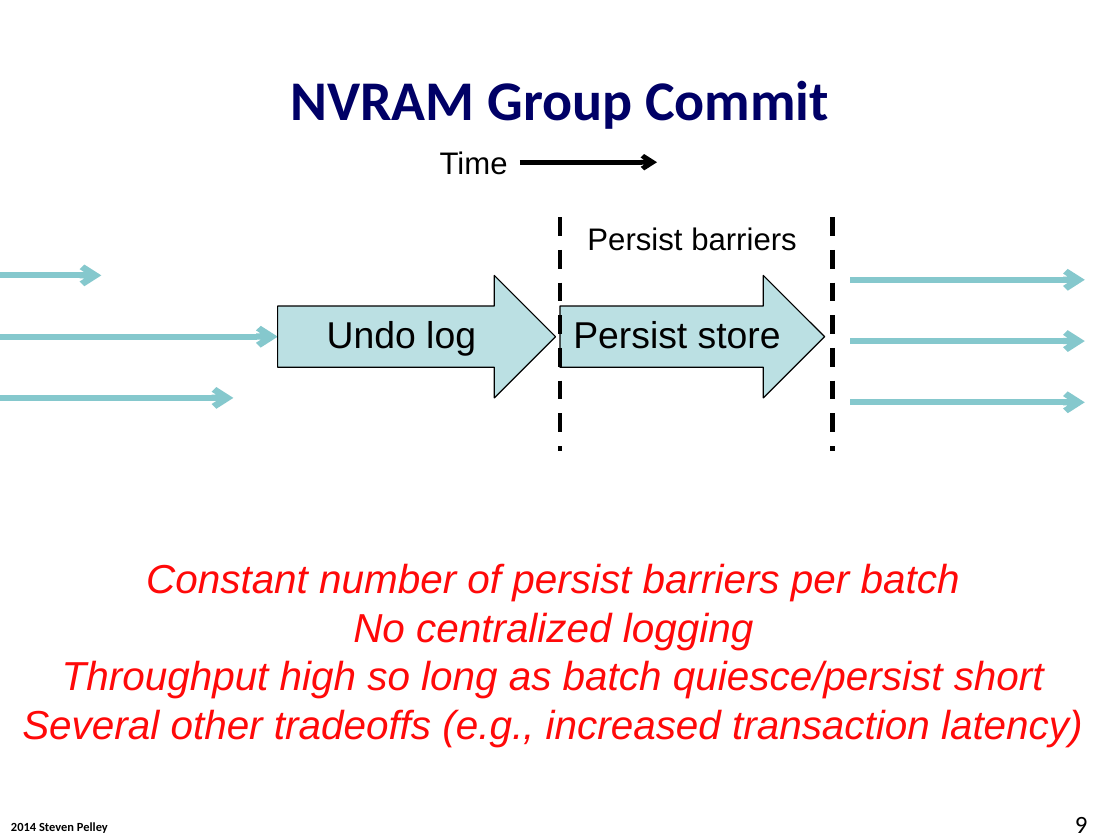
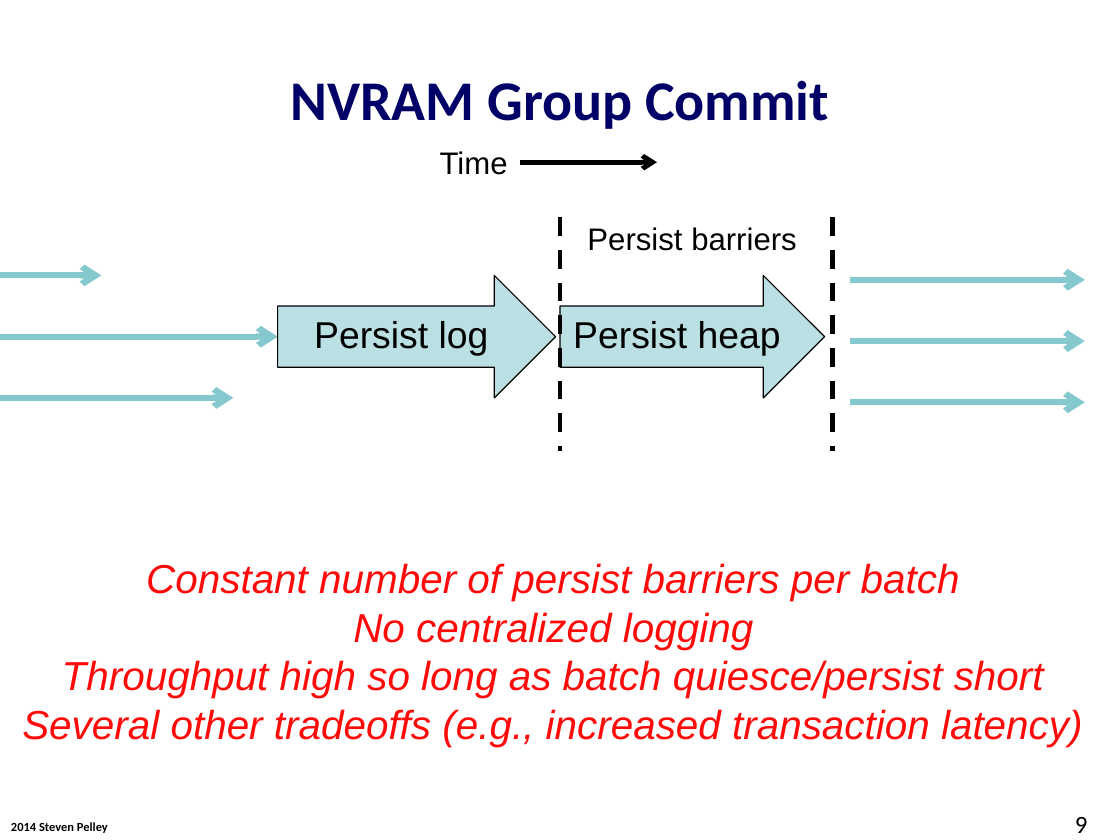
Before and after one commit to Abulila/dissertation, a slide deck: slide 9 of proposal/NVMW.pptx. Drawn at 1120x840 pixels with LibreOffice and Linux fonts; fonts in the diff are those of the drawing; background and template pictures are left out. Boxes give left, top, right and bottom in pixels: in the first picture for what was removed or moved away, otherwise in the second. Text is boxed around its words. In the diff, an @@ line names an element or a change of style, - is before the commit and + after.

```diff
--- a/proposal/NVMW.pptx
+++ b/proposal/NVMW.pptx
@@ text in right arrow at (314, 321, 489, 356): text changed @@
-Undo log
+Persist log
@@ text in right arrow at (573, 321, 781, 356): text changed @@
-Persist store
+Persist heap
```
Also in this commit, not shown: 3 other slides changed.
